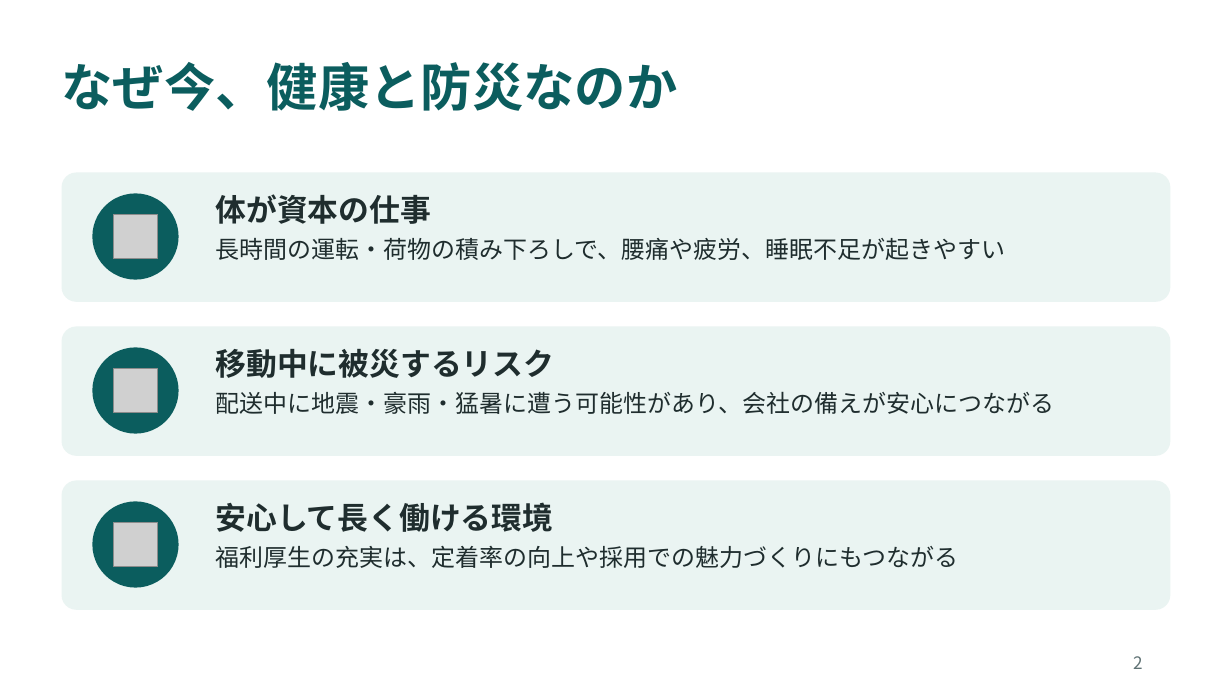
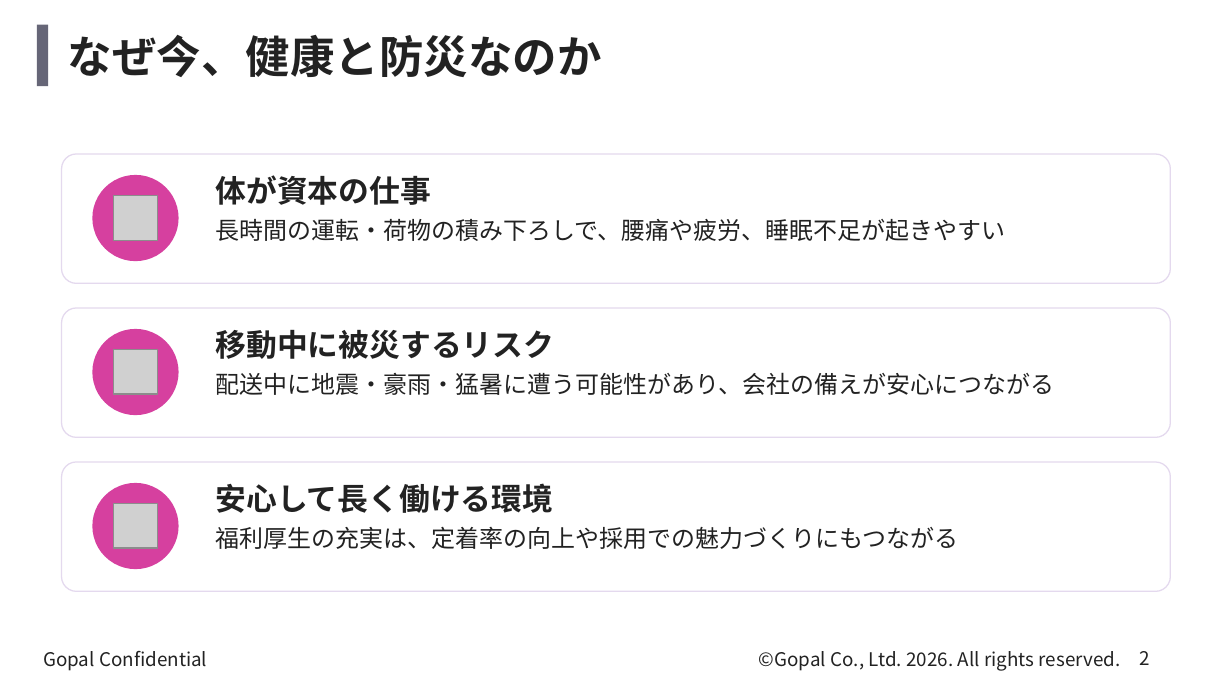
Before and after one commit to kagayugopal-eng/tamu, a slide deck: slide 2 of deck/welfare_health_disaster.pptx. Drawn at 1232x693 pixels with LibreOffice and Linux fonts; fonts in the diff are those of the drawing; grey boxes stand for pictures; background and template pictures are left out. Boxes give left, top, right and bottom in pixels: in the first picture for what was removed or moved away, otherwise in the second. Text is boxed around its words. In the diff, an @@ line names an element or a change of style, - is before the commit and + after.

```diff
--- a/deck/welfare_health_disaster.pptx
+++ b/deck/welfare_health_disaster.pptx
@@ rectangle added at (37, 25, 48, 86), fill #666677 @@
@@ title "なぜ今、健康と防災なのか": place and size @@
-title "なぜ今、健康と防災なのか" at (62, 62, 678, 111)
+title "なぜ今、健康と防災なのか" at (68, 35, 602, 77)
@@ title "なぜ今、健康と防災なのか" at (68, 35, 602, 77): size 30 to 26 pt, text colour #0B5D5E to #222222 @@
@@ 6 texts, 3 pictures, 3 rounded rectangles, 3 ellipses: place and size @@
-6 texts, 3 pictures, 3 rounded rectangles, 3 ellipses at (62, 172, 1170, 610)
+6 texts, 3 pictures, 3 rounded rectangles, 3 ellipses at (62, 154, 1170, 591)
@@ fill #0B5D5E to #D6409F in 3 elements at (92, 483, 179, 569), (92, 175, 179, 261), (92, 329, 179, 415) @@
@@ fill #EAF4F2 to #FFFFFF at 85% opacity; outline none to #E4D9EE 0.75 pt in 3 elements at (62, 154, 1170, 283), (62, 308, 1170, 437), (62, 462, 1170, 591) @@
@@ text colour #1F2D2E to #222222 in 6 elements at (216, 175, 432, 205), (216, 219, 1006, 241), (216, 330, 555, 359), (216, 372, 1055, 395), (216, 483, 554, 513), (216, 527, 959, 549) @@
@@ text added at (43, 651, 207, 671), 11 pt, text #222222 @@
+Gopal Confidential
@@ text added at (759, 651, 1121, 671), 11 pt, text #222222 @@
+©Gopal Co., Ltd. 2026. All rights reserved.
@@ page number at (1139, 651, 1149, 665): size 10 to 11 pt, text colour #5F7274 to #222222 @@
```
Also in this commit, not shown: 7 other slides changed, 5 other files.
